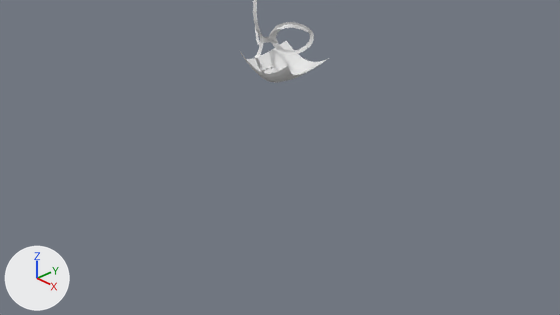
Two versions of the Blender file blender_practice.blend, one commit apart.
Camera for both pictures: the file's camera 'Camera'. Arrows for +X, +Y and +Z are at lower left; the lights stay in place.

The first picture shows '平面'.
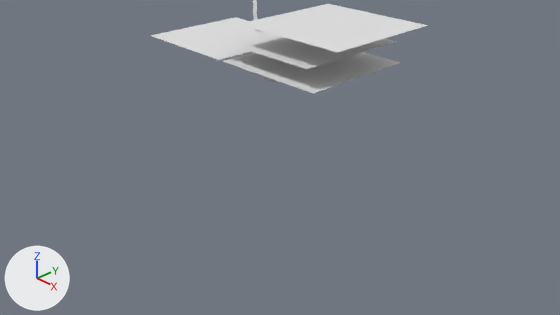
Location of each change, (x1, y1, x2, y2) in pixels of the pictures (560 x 315 px):
'平面', reshaped: before (240, 0, 329, 83); after (150, 0, 400, 93)
'Plane.001', added: after (239, 4, 428, 52)
'Plane', added: after (217, 30, 397, 69)
part 1 of me_平面, added: after (150, 17, 400, 93)

What changed in the scene script:
```text
Change me_平面:
    where me_平面.from_pydata(...)  # 327 vertices, 241 faces, 1 loose edge; spans x 0.0..0.735, y -0.013..1.28, z 1.777..3.267
    used by ob_平面; location = (0.0, 0.0, 0.0)
    verts and faces of me_平面; kept vertices keep their numbers, new ones are numbered from 327
    me_平面 part 1
    add verts[327] = (0.039, -0.758, 2.393)  # pixel (221, 61)
    add verts[328] = (2.039, -0.758, 2.393)  # pixel (312, 93)
    add verts[329] = (0.039, 1.242, 2.393)
    add verts[330] = (2.039, 1.242, 2.393)  # pixel (401, 62)
    add faces += [(327, 328, 330, 329)]
Add me_plane:
    me_plane.from_pydata([(-1.0, -1.0, 0.0), (1.0, -1.0, 0.0), (-1.0, 1.0, 0.0), (1.0, 1.0, 0.0)], [], [(0, 1, 3, 2)])
Add ob_plane:
    ob_plane = bpy.data.objects.new('Plane', me_plane)
    ob_plane.location = (0.92, 0.24, 2.71)
Add ob_plane_001:
    ob_plane_001 = bpy.data.objects.new('Plane.001', me_plane.copy())
    ob_plane_001.location = (1.45, 0.24, 3.06)
```
